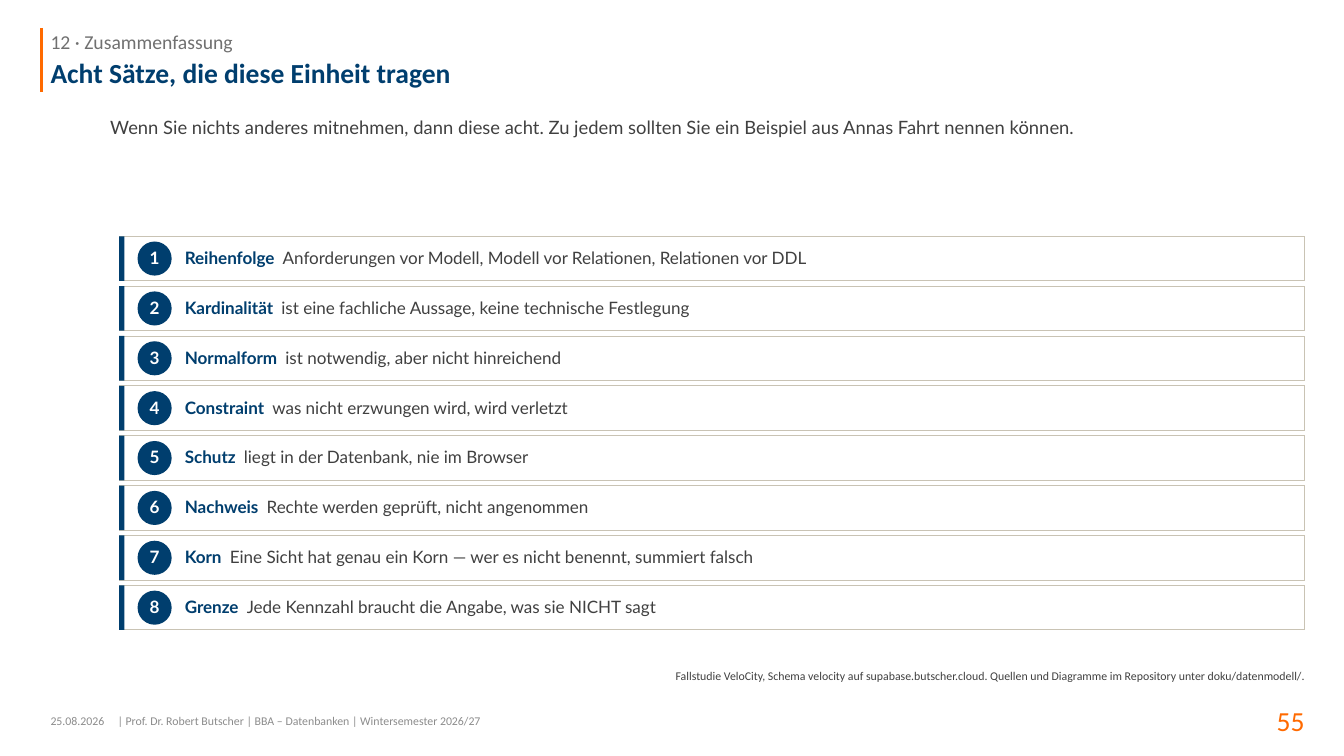
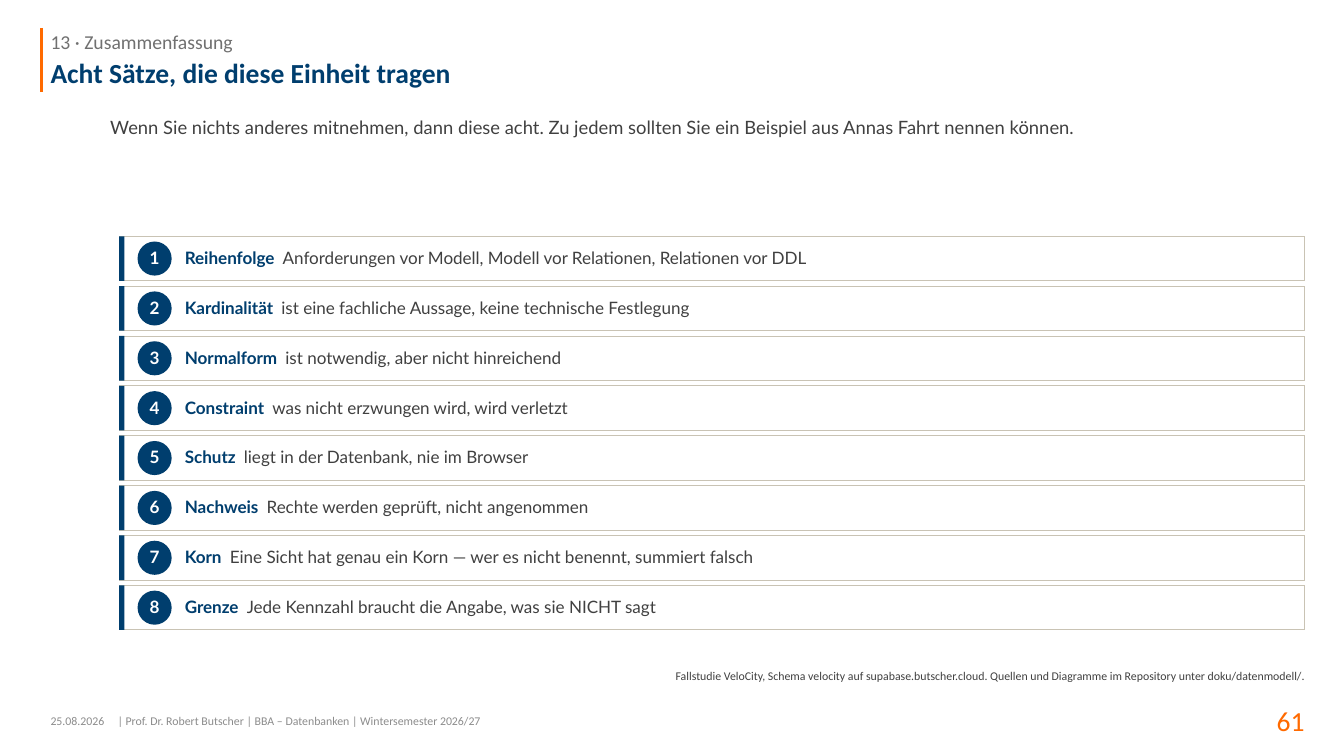
Before and after one commit to swrobuts/velocity-fallstudie, a slide deck: slide 61 of slides/velocity-datenbankentwurf.pptx (slide 55 before the commit). Drawn at 1344x756 pixels with LibreOffice and Linux fonts; fonts in the diff are those of the drawing. Boxes give left, top, right and bottom in pixels: in the first picture for what was removed or moved away, otherwise in the second. Text is boxed around its words. In the diff, an @@ line names an element or a change of style, - is before the commit and + after.

```diff
--- a/slides/velocity-datenbankentwurf.pptx
+++ b/slides/velocity-datenbankentwurf.pptx
@@ text at [51,35,232,53]: text changed @@
-12 · Zusammenfassung
+13 · Zusammenfassung
@@ page number at [1277,712,1305,732]: text changed @@
-55
+61
```
Also in this commit, not shown: 3 other slides changed, 6 slides added, 4 other files.
